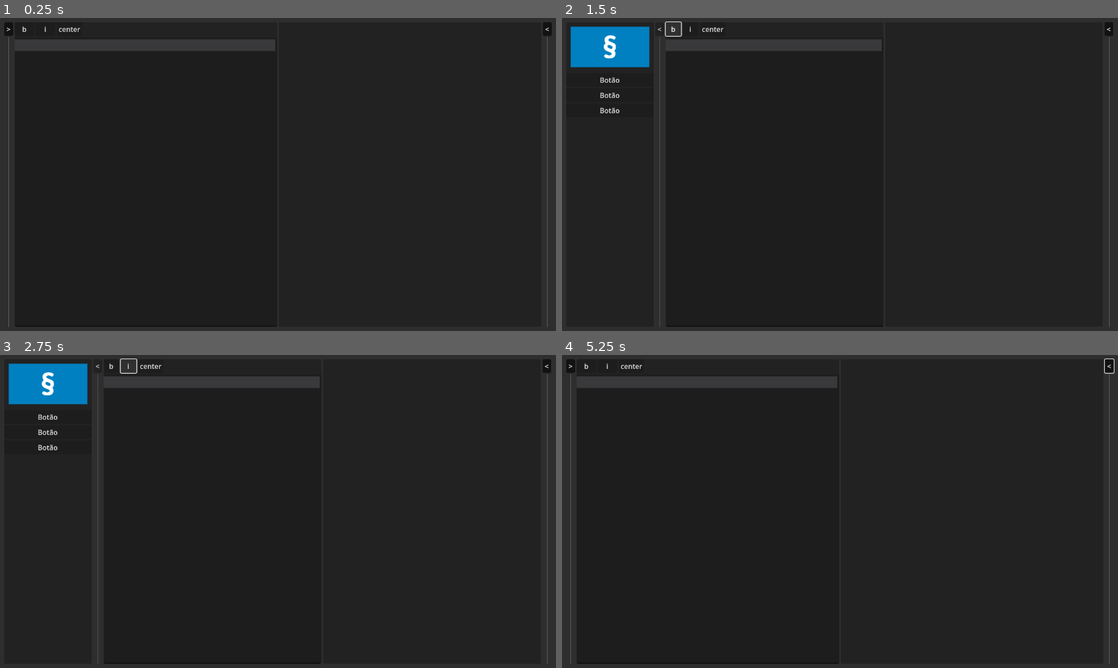
Above: before the commit, frames 1-4 (two rows, left to right).
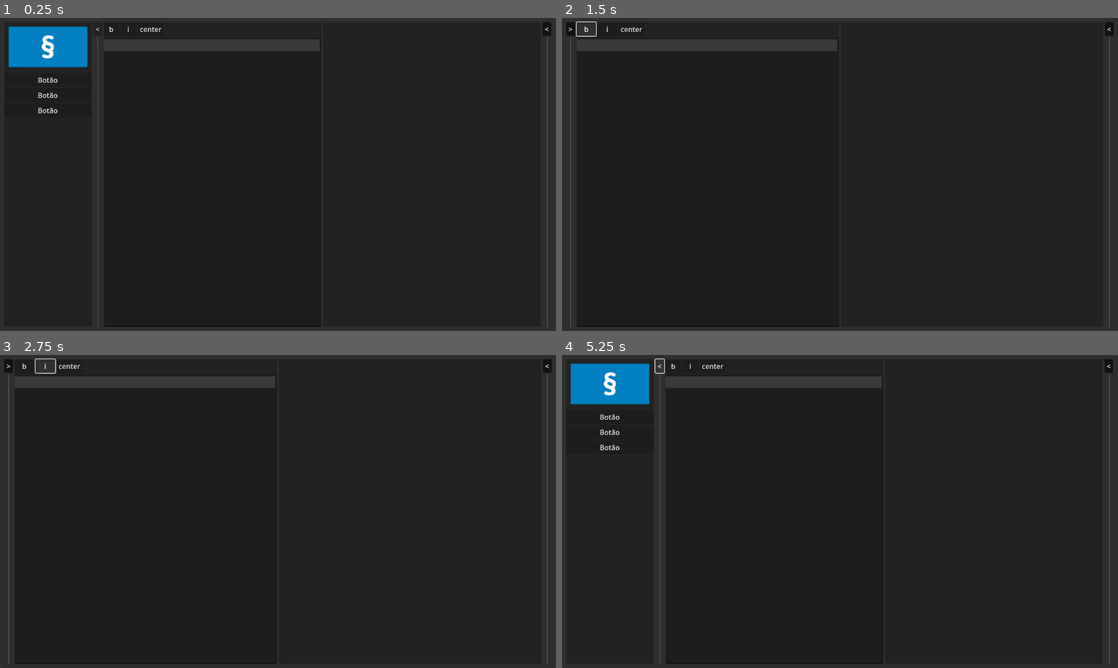
Above: after the commit, the same moments.

Repository: zerotag/paragrafo
Game: Godot game, scene res://scenes/Main.tscn
Two runs of this game, one before a commit and one after it. Both use one fixed random seed, a clock stepped at 60 frames per second and the inputs below.
Inputs:
- Up to frame 1 (0.25 s): no input
- Up to frame 2 (1.5 s): click ">" (after the commit: "<") at 0.5 s; click "b" at 1.25 s
- Up to frame 3 (2.75 s): click "i" at 2 s
- Up to frame 4 (5.25 s): click "<" at 2.75 s; click "center" at 3.5 s; click "<" (after the commit: ">") at 4.25 s; click ">" at 5 s

The runs differ from the first frame. In frame 1, 2.7% of the frame differs, in the area x 1-100%, y 1-99%; in frame 2, 2.8%; in frame 3, 2.8%; in frame 4, 2.7%.
Error after the commit: Parse Error: Class "Editor" hides a global script class. (res://scripts/parts/Editor.gd:1)

Commit message:
HTML to BBCode Converter
+ Misc changes

Diff:
--- a/project.godot
+++ b/project.godot
@@ -19,8 +19,6 @@
 
 window/size/viewport_width=1280
 window/size/viewport_height=720
-window/size/mode=2
-window/size/resizable=false
 window/stretch/aspect="expand"
 
 [rendering]
--- a/scenes/Main.tscn
+++ b/scenes/Main.tscn
@@ -1,9 +1,9 @@
-[gd_scene load_steps=5 format=3 uid="uid://cmkdhenqfstwm"]
+[gd_scene load_steps=5 format=3 uid="uid://bihmx1c46nsy1"]
 
 [ext_resource type="Script" path="res://scripts/Main.gd" id="1_jgmr1"]
-[ext_resource type="PackedScene" uid="uid://bfgxfvq6d8tdv" path="res://scenes/parts/menu_1.tscn" id="2_7bh5r"]
-[ext_resource type="PackedScene" uid="uid://dqgw6vbtt05ay" path="res://scenes/parts/editor.tscn" id="3_lpyto"]
-[ext_resource type="PackedScene" uid="uid://dkcgarql5wxl4" path="res://scenes/parts/menu_2.tscn" id="3_rmqvd"]
+[ext_resource type="PackedScene" uid="uid://bfgxfvq6d8tdv" path="res://scenes/parts/Menu_1.tscn" id="2_7bh5r"]
+[ext_resource type="PackedScene" uid="uid://cu2gahjp4xisc" path="res://scenes/parts/Editor.tscn" id="3_lpyto"]
+[ext_resource type="PackedScene" uid="uid://dkcgarql5wxl4" path="res://scenes/parts/Menu_2.tscn" id="3_rmqvd"]
 
 [node name="App" type="Control"]
 layout_mode = 3
--- a/scenes/parts/editor.tscn
+++ b/scenes/parts/editor.tscn
@@ -1,6 +1,6 @@
-[gd_scene load_steps=2 format=3 uid="uid://dqgw6vbtt05ay"]
+[gd_scene load_steps=2 format=3 uid="uid://cu2gahjp4xisc"]
 
-[ext_resource type="Script" path="res://scripts/parts/editor.gd" id="1_eu8j1"]
+[ext_resource type="Script" path="res://scripts/parts/Editor.gd" id="1_npc8l"]
 
 [node name="Editor" type="Control"]
 layout_mode = 3
@@ -10,7 +10,7 @@
 grow_horizontal = 2
 grow_vertical = 2
 size_flags_horizontal = 3
-script = ExtResource("1_eu8j1")
+script = ExtResource("1_npc8l")
 
 [node name="HBC_Editor" type="HBoxContainer" parent="."]
 layout_mode = 1
@@ -36,28 +36,30 @@
 layout_mode = 2
 size_flags_horizontal = 3
 
-[node name="HBC_Editor_Actions" type="HBoxContainer" parent="HBC_Editor/P_Editor/MC_Editor/VBC_Editor"]
+[node name="Editor_Actions" type="HBoxContainer" parent="HBC_Editor/P_Editor/MC_Editor/VBC_Editor"]
+unique_name_in_owner = true
 layout_mode = 2
 
-[node name="B_Bold" type="Button" parent="HBC_Editor/P_Editor/MC_Editor/VBC_Editor/HBC_Editor_Actions"]
+[node name="B_Bold" type="Button" parent="HBC_Editor/P_Editor/MC_Editor/VBC_Editor/Editor_Actions"]
 layout_mode = 2
 size_flags_horizontal = 3
 size_flags_stretch_ratio = 0.1
 text = "b"
 
-[node name="B_Italic" type="Button" parent="HBC_Editor/P_Editor/MC_Editor/VBC_Editor/HBC_Editor_Actions"]
+[node name="B_Italic" type="Button" parent="HBC_Editor/P_Editor/MC_Editor/VBC_Editor/Editor_Actions"]
 layout_mode = 2
 size_flags_horizontal = 3
 size_flags_stretch_ratio = 0.1
 text = "i"
 
-[node name="B_Center" type="Button" parent="HBC_Editor/P_Editor/MC_Editor/VBC_Editor/HBC_Editor_Actions"]
+[node name="B_Center" type="Button" parent="HBC_Editor/P_Editor/MC_Editor/VBC_Editor/Editor_Actions"]
 layout_mode = 2
 size_flags_horizontal = 3
 size_flags_stretch_ratio = 0.1
 text = "center"
 
-[node name="Editor_Spacer" type="Control" parent="HBC_Editor/P_Editor/MC_Editor/VBC_Editor/HBC_Editor_Actions"]
+[node name="Editor_Spacer" type="Control" parent="HBC_Editor/P_Editor/MC_Editor/VBC_Editor/Editor_Actions"]
+unique_name_in_owner = true
 layout_mode = 2
 size_flags_horizontal = 3
 
@@ -67,6 +69,7 @@
 size_flags_vertical = 3
 theme_override_colors/background_color = Color(0, 0, 0, 0)
 deselect_on_focus_loss_enabled = false
+wrap_mode = 1
 highlight_all_occurrences = true
 highlight_current_line = true
 draw_control_chars = true
@@ -89,7 +92,7 @@
 size_flags_horizontal = 3
 bbcode_enabled = true
 
-[connection signal="pressed" from="HBC_Editor/P_Editor/MC_Editor/VBC_Editor/HBC_Editor_Actions/B_Bold" to="." method="_on_editor_format_pressed" binds= ["b"]]
-[connection signal="pressed" from="HBC_Editor/P_Editor/MC_Editor/VBC_Editor/HBC_Editor_Actions/B_Italic" to="." method="_on_editor_format_pressed" binds= ["i"]]
-[connection signal="pressed" from="HBC_Editor/P_Editor/MC_Editor/VBC_Editor/HBC_Editor_Actions/B_Center" to="." method="_on_editor_format_pressed" binds= ["center"]]
+[connection signal="pressed" from="HBC_Editor/P_Editor/MC_Editor/VBC_Editor/Editor_Actions/B_Bold" to="." method="_on_editor_format_pressed" binds= ["b"]]
+[connection signal="pressed" from="HBC_Editor/P_Editor/MC_Editor/VBC_Editor/Editor_Actions/B_Italic" to="." method="_on_editor_format_pressed" binds= ["i"]]
+[connection signal="pressed" from="HBC_Editor/P_Editor/MC_Editor/VBC_Editor/Editor_Actions/B_Center" to="." method="_on_editor_format_pressed" binds= ["center"]]
 [connection signal="text_changed" from="HBC_Editor/P_Editor/MC_Editor/VBC_Editor/Editor" to="." method="_on_editor_text_changed"]
--- a/scripts/Main.gd
+++ b/scripts/Main.gd
@@ -1,24 +1,16 @@
-extends Control
+class_name Main extends Control
 
 var phantomjs: Thread;
 
 # Override
 func _ready():
-#	test_env();
-#	var handler = HTMLHandler.new();
-#	var bbcode = handler.convert_to_bbcode();
-#	print(bbcode);
-
-	_on_toggle_menu(true, "B_Hide_Menu1", "Menu1")
-	_on_toggle_menu(true, "B_Hide_Menu2", "Menu2")
+#	_on_toggle_menu(true, "B_Hide_Menu1", "Menu1");
+	_on_toggle_menu(true, "B_Hide_Menu2", "Menu2");
 
 # Helpers
 func test_env() -> void:
-	if (phantomjs == null):
-		phantomjs = Thread.new();
-
-	if (phantomjs != null):
-		phantomjs.start(phantomjs_run);
+	phantomjs = Thread.new();
+	phantomjs.start(phantomjs_run);
 
 func phantomjs_run() -> void:
 	var res: String = to_global("res://");
--- a/scripts/html/HTMLHandler.gd
+++ b/scripts/html/HTMLHandler.gd
@@ -1,6 +1,6 @@
 class_name HTMLHandler;
 
-var _document: String = '';
+var _document: String;
 
 func read_html_file(path: String) -> void:
 	var file = FileAccess.open(path, FileAccess.READ);
@@ -16,54 +16,38 @@
 	# additional classes and functions.
 	pass
 
-# NOTE: If HTML Rendering doesn't work, get back to this.
-# For now, return empty
 func convert_to_bbcode() -> String:
-	return "";
+	var tag_list: Array[Dictionary] = TagDatabase.TAGS;
 
-	# Define regular expressions for HTML tags that should be converted to BBCode
-	var regex_list := [
-		["<b>", "[b]"],
-		["</b>", "[/b]"],
-		["<i>", "[i]"],
-		["</i>", "[/i]"],
-		["<u>", "[u]"],
-		["</u>", "[/u]"],
-		['<a\\s+[^>]*href="(?<url>[^"]*)".*?>', "[url={url}]"],
-		["</a>", "[/url]"],
-		["<img src=\"([^\"]+)\"[^>]*>", "[img]{url}[/img]"],
-	];
+	var parseRegex = RegEx.new();
+	var converted = _document;
+	for r in tag_list.size():
+		var currTag: Dictionary = tag_list[r];
 
-	# Combine all regular expressions into a single one using the OR operator
-	var combined_regex = "(%s)" % regex_list.reduce(
-		func(acc, piece):
-			return piece[0] if acc == "" else "%s|%s" % [acc, piece[0]];
-	, "");
+		parseRegex.clear();
+		parseRegex.compile(currTag.regx);
 
-	var regex = RegEx.new();
-	regex.compile(combined_regex);
+		var parseTags: Array[RegExMatch] = parseRegex.search_all(_document);
 
-	# Replace all matched HTML tags with their corresponding BBCode
-	var matches = regex.search_all(_document);
-	var bbcode = _document;
-	for i in range(matches.size() -1, -1, -1):
-		var currMatch = matches[i];
-		var tag = currMatch.get_string(0);
-		var url = currMatch.get_string("url");
+		if (parseTags.size() == 0):
+			continue;
 
-		# NOTE: BUG... Wrong index access
-		var replaceWith = regex_list[i][1];
-		bbcode = bbcode.replace(tag, replaceWith);
+		var stag: String = parseTags[0].get_string(0);
+		var etag: String = "";
+		if (parseTags.size() > 1):
+			etag = parseTags[1].get_string(0);
+		var url: String = parseTags[0].get_string("url");
+
+		if (!stag.is_empty()):
+			converted = converted.replace(stag, currTag.sbbt);
+		if (!etag.is_empty()):
+			converted = converted.replace(etag, currTag.ebbt);
+		else:
+			converted = "%s%s" % [converted, currTag.ebbt];
 		if (!url.is_empty()):
-			bbcode = bbcode.replace("{url}", url);
+			converted = converted.replace("{url}", url);
 
-#		for j in range(regex_list.size()):
-#			var regex_piece = regex_list[j];
-#			if tag.match(regex_piece[0]):
-#				bbcode = bbcode.replace(tag, regex_piece[1]);
-#				break;
-
-	return bbcode;
+	return converted;
 
 func sanitize_html() -> void:
 	# Combine all regular expressions into a single one using the OR operator
--- /dev/null
+++ b/scripts/html/TagDatabase.gd
@@ -0,0 +1,67 @@
+class_name TagDatabase extends Node
+
+const TAGS: Array[Dictionary] = [
+	{
+		"name": "Negrito",
+		"traw": "b",
+		"stag": "<b>",
+		"etag": "</b>",
+		"sbbt": "[b]",
+		"ebbt": "[/b]",
+		"regx": "<b>|</b>"
+	},
+	{
+		"name": "Itálico",
+		"traw": "i",
+		"stag": "<i>",
+		"etag": "</i>",
+		"sbbt": "[i]",
+		"ebbt": "[/i]",
+		"regx": '<i>|</i>'
+	},
+	{
+		"name": "Sublinhado",
+		"traw": "u",
+		"stag": "<u>",
+		"etag": "</u>",
+		"sbbt": "[u]",
+		"ebbt": "[/u]",
+		"regx": '<u>|</u>'
+	},
+	{
+		"name": "Centro",
+		"traw": "center",
+		"stag": "<center>",
+		"etag": "</center>",
+		"sbbt": "[center]",
+		"ebbt": "[/center]",
+		"regx": '<center>|</center>'
+	},
+	{
+		"name": "Direita",
+		"traw": "right",
+		"stag": "<right>",
+		"etag": "</right>",
+		"sbbt": "[right]",
+		"ebbt": "[/right]",
+		"regx": '<right>|</right>'
+	},
+	{
+		"name": "Link",
+		"traw": "url",
+		"stag": "<a>",
+		"etag": "</a>",
+		"sbbt": "[url={url}]",
+		"ebbt": "[/url]",
+		"regx": '<a\\s+[^>]*href="(?<url>[^"]*)".*?>|</a>'
+	},
+	{
+		"name": "Imagem",
+		"traw": "img",
+		"stag": "<img>",
+		"etag": "",
+		"sbbt": "[img]{url}",
+		"ebbt": "[/img]",
+		"regx": '<img src=\"(?<url>[^\"]+)\"[^>]*>'
+	},
+];
--- a/scripts/parts/editor.gd
+++ b/scripts/parts/editor.gd
@@ -1,11 +1,14 @@
-extends Control
+class_name Editor extends Control
 
+# Nodes (Ready)
 @onready var editor : TextEdit = %Editor;
 @onready var render : RichTextLabel = %Render;
+@onready var actions: HBoxContainer = %Editor_Actions;
+@onready var action_spacer: Control = %Editor_Spacer;
 
 # Override
 func _ready():
-	pass
+	add_actions_to_editor();
 
 # Helpers
 func add_bbcode_to_selection(bbcode: String) -> void:
@@ -15,7 +18,7 @@
 
 		editor.grab_focus();
 
-		var selection = {
+		var selection: Dictionary = {
 			"text": editor.get_selected_text(),
 			"line": {
 				"from": editor.get_selection_from_line(),
@@ -27,6 +30,10 @@
 			}
 		};
 
+		if (bbcode == "img"):
+			if (!image_exists(selection.text)):
+				return;
+
 		editor.select(selection.line.from, selection.column.from, selection.line.from, selection.line.to);
 		editor.remove_text(selection.line.from, selection.column.from, selection.line.to, selection.column.to);
 		editor.deselect(0);
@@ -34,6 +41,31 @@
 		editor.set_caret_column(selection.column.from);
 		editor.insert_text_at_caret("[%s]%s[/%s]" % [bbcode, selection.text, bbcode], 0);
 
+func add_actions_to_editor() -> void:
+	for c in actions.get_children():
+		actions.remove_child(c);
+
+	var tags = TagDatabase.TAGS;
+	for t in tags.size():
+		var currTag: Dictionary = tags[t];
+		var btn: Button = Button.new();
+		btn.text = currTag.name;
+		btn.set_h_size_flags(SIZE_EXPAND_FILL);
+		btn.set_stretch_ratio(0.1);
+		btn.connect("pressed",
+			func():
+				_on_editor_format_pressed(currTag.traw);
+		);
+		actions.add_child(btn);
+
+	actions.add_child(action_spacer);
+
+func image_exists(path: String) -> bool:
+	var isRaw = FileAccess.file_exists(path)
+	var isRes = FileAccess.file_exists("res://%s" % [path]);
+	var isUse = FileAccess.file_exists("user://%s" % [path]);
+	return isRaw || isRes || isUse;
+
 # Events
 func _on_editor_text_changed() -> void:
 	render.text = editor.text
